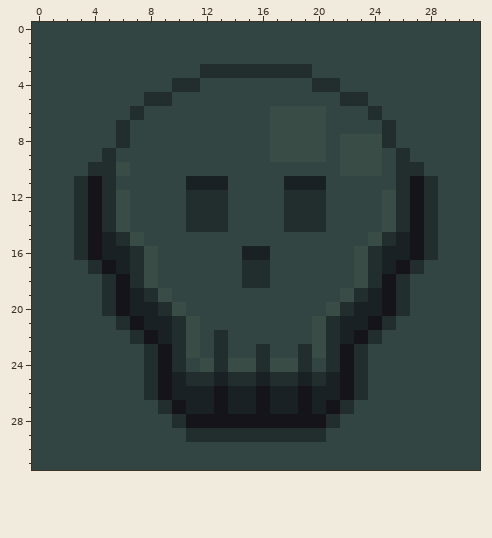
Edited in one commit: pixel-art sprite (Cthulhu Clicker.gmx/sprites/images/spr_clicker_0.png). Above: the version before the commit.
The file is 32x32 pixels.
After:
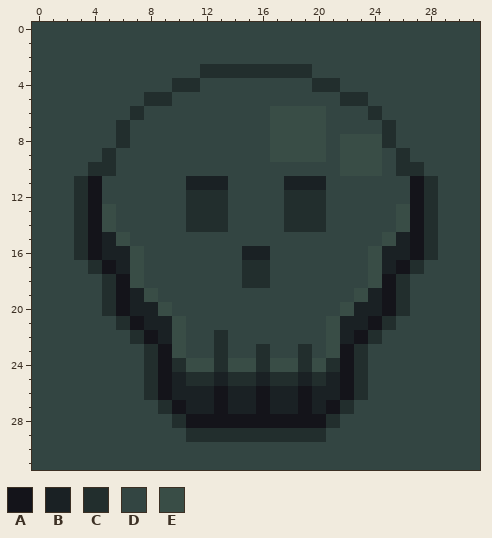
Palette (. is transparent): A #14141a  B #1a2124  C #222e2d  D #334542  E #394d46
Edits made:
@@ x 0..31 @@
  9 DDDDDCDDDDDDDDDDDEEEEDEEEDCDDDDD
-10 DDDDCCEDDDDDDDDDDDDDDDEEEDCCDDDD
-11 DDDCACDDDDDBBBDDDDBBBDDDDDCACDDD
-12 DDDCACEDDDDCCCDDDDCCCDDDDECACDDD
-13 DDDCACEDDDDCCCDDDDCCCDDDDECACDDD
-14 DDDCACEDDDDCCCDDDDCCCDDDDECACDDD
-15 DDDCABCEDDDDDDDDDDDDDDDDECBACDDD
-16 DDDCABBCEDDDDDDBBDDDDDDECBBACDDD
-17 DDDDCABCEDDDDDDCCDDDDDDECBACDDDD
-18 DDDDDCACEDDDDDDCCDDDDDDECACDDDDD
-19 DDDDDCABCEDDDDDDDDDDDDECBACDDDDD
-20 DDDDDCABBCEDDDDDDDDDDECBBACDDDDD
-21 DDDDDDCABBCEDDDDDDDDECBBACDDDDDD
-22 DDDDDDDCABCEDCDDDDDDECBACDDDDDDD
-23 DDDDDDDDCACEDCDDCDDCECACDDDDDDDD
-24 DDDDDDDDCACDECEECEECDCACDDDDDDDD
+10 DDDDCCDDDDDDDDDDDDDDDDEEEDCCDDDD
+11 DDDCADDDDDDBBBDDDDBBBDDDDDDACDDD
+12 DDDCADDDDDDCCCDDDDCCCDDDDDDACDDD
+13 DDDCAEDDDDDCCCDDDDCCCDDDDDEACDDD
+14 DDDCAEDDDDDCCCDDDDCCCDDDDDEACDDD
+15 DDDCABEDDDDDDDDDDDDDDDDDDEBACDDD
+16 DDDCABBEDDDDDDDBBDDDDDDDEBBACDDD
+17 DDDDCABEDDDDDDDCCDDDDDDDEBACDDDD
+18 DDDDDCAEDDDDDDDCCDDDDDDDEACDDDDD
+19 DDDDDCABEDDDDDDDDDDDDDDEBACDDDDD
+20 DDDDDCABBEDDDDDDDDDDDDEBBACDDDDD
+21 DDDDDDCABBEDDDDDDDDDDEBBACDDDDDD
+22 DDDDDDDCABEDDCDDDDDDDEBACDDDDDDD
+23 DDDDDDDDCAEDDCDDCDDCDEACDDDDDDDD
+24 DDDDDDDDCACEECEECEECECACDDDDDDDD
 25 DDDDDDDDCABCCBCCBCCBCBACDDDDDDDD
